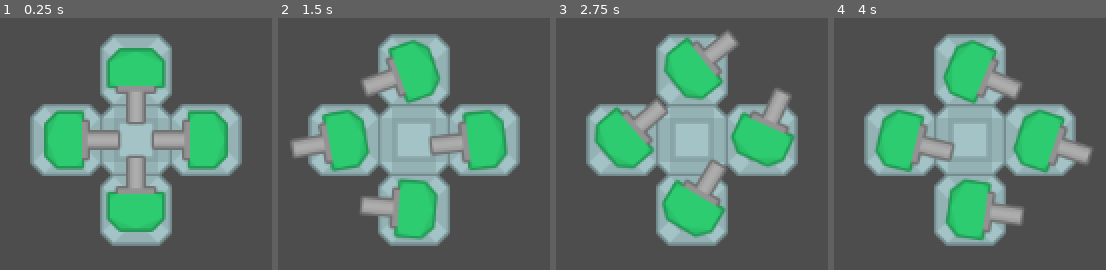
Above: before the commit, frames 1-4 (left to right).
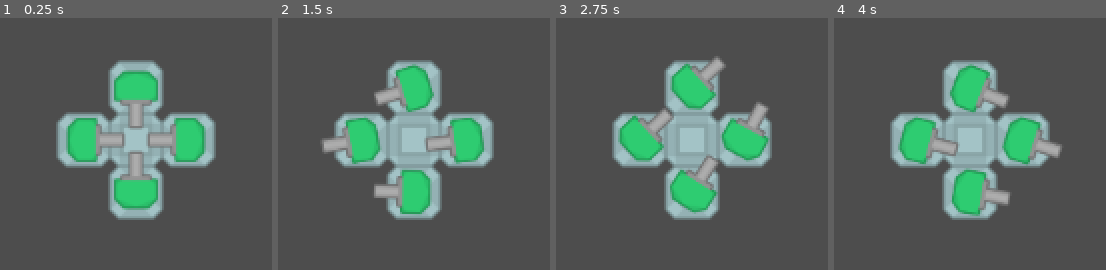
Above: after the commit, the same moments.

Repository: Quilfort/gamedevjs-2025
Game: Godot game, scene res://Scenes/battlefield.tscn
Two runs of this game, one before a commit and one after it. Both use one fixed random seed, a clock stepped at 60 frames per second and the inputs below. Before the commit the project starts from res://Scenes/central_cube.tscn.
Inputs (mouse positions are in pixels of both pictures, inside the frame that each line leads up to):
- Up to frame 1 (0.25 s): no input
- Up to frame 2 (1.5 s): tap Enter at 0.5 s; move the mouse to (outside the picture) at 0.52 s; tap Space at 1.25 s; move the mouse to (outside the picture) at 1.27 s
- Up to frame 3 (2.75 s): tap Enter at 2 s; move the mouse to (outside the picture) at 2.02 s
- Up to frame 4 (4 s): tap Space at 2.75 s; move the mouse to (outside the picture) at 2.77 s; tap Enter at 3.5 s; move the mouse to (outside the picture) at 3.52 s

The runs differ from the first frame. In frame 1, 27% of the frame differs, in the area x 11-89%, y 6-91%; in frame 2, 28%; in frame 3, 27%; in frame 4, 28%, in the area x 11-95%, y 6-91%.

Commit message:
Update Enemies with walking to marker

Diff:
--- a/gamedev-2025/Scenes/battlefield.gd
+++ b/gamedev-2025/Scenes/battlefield.gd
@@ -27,4 +27,9 @@
 	var enemy_location = %NorthSpawnLocation
 	enemy_location.progress_ratio = randf()
 	enemy.position = enemy_location.position
+
+	var marker = %CentralCube/NorthSide/NorthMarker
+	enemy.target_position = marker.global_position
+
+
 	add_child(enemy)
--- a/gamedev-2025/Scenes/battlefield.tscn
+++ b/gamedev-2025/Scenes/battlefield.tscn
@@ -6,9 +6,9 @@
 
 [sub_resource type="Curve2D" id="Curve2D_y1b60"]
 _data = {
-"points": PackedVector2Array(0, 0, 0, 0, 240, 0, 0, 0, 0, 0, 1001, 1, 0, 0, 0, 0, 1002, 78, 0, 0, 0, 0, 218, 77, 0, 0, 0, 0, 238, 62, 0, 0, 0, 0, 227, 48, 0, 0, 0, 0, 231, 30, 0, 0, 0, 0, 240, 0)
+"points": PackedVector2Array(0, 0, 0, 0, -6, -36, 0, 0, 0, 0, 276, -88, 0, 0, 0, 0, 390, -66, 0, 0, 0, 0, 545, -122, 0, 0, 0, 0, 983, -24)
 }
-point_count = 8
+point_count = 5
 
 [node name="Battlefield" type="Node2D"]
 script = ExtResource("1_pgm47")
@@ -24,22 +24,24 @@
 [node name="Middle" type="Node" parent="."]
 
 [node name="CentralCube" parent="Middle" instance=ExtResource("1_tkkmv")]
+unique_name_in_owner = true
 scale = Vector2(0.75, 0.75)
 
 [node name="North" type="Node" parent="."]
 
 [node name="NorthSpawnTimer" type="Timer" parent="North"]
 unique_name_in_owner = true
+wait_time = 3.0
 
 [node name="NorthSpawn" type="Path2D" parent="North"]
 unique_name_in_owner = true
-position = Vector2(20, -1)
+position = Vector2(81, -100)
 curve = SubResource("Curve2D_y1b60")
 
 [node name="NorthSpawnLocation" type="PathFollow2D" parent="North/NorthSpawn"]
 unique_name_in_owner = true
-position = Vector2(240, 0)
-rotation = 0.00131406
+position = Vector2(-6, -36)
+rotation = -0.182349
 
 [connection signal="timeout" from="Main/StartTimer" to="." method="_on_start_timer_timeout"]
 [connection signal="timeout" from="North/NorthSpawnTimer" to="." method="_on_north_spawn_timer_timeout"]
--- a/gamedev-2025/Scenes/central_cube.tscn
+++ b/gamedev-2025/Scenes/central_cube.tscn
@@ -10,38 +10,38 @@
 [node name="Sprite2D" type="Sprite2D" parent="."]
 texture = ExtResource("1_pd8w8")
 
-[node name="NorthSide" type="Node2D" parent="Sprite2D"]
+[node name="NorthSide" type="Node2D" parent="."]
 position = Vector2(0, -25)
 
-[node name="NorthTowerBasic" parent="Sprite2D/NorthSide" instance=ExtResource("3_3ws7f")]
+[node name="NorthTowerBasic" parent="NorthSide" instance=ExtResource("3_3ws7f")]
 position = Vector2(0, -25)
 
-[node name="NorthMarker" type="Marker2D" parent="Sprite2D/NorthSide"]
+[node name="NorthMarker" type="Marker2D" parent="NorthSide"]
 position = Vector2(0, -50)
 
-[node name="EastSide" type="Node2D" parent="Sprite2D"]
+[node name="SouthSide" type="Node2D" parent="."]
+position = Vector2(0, 25)
+
+[node name="SouthTowerBasic" parent="SouthSide" instance=ExtResource("3_3ws7f")]
+position = Vector2(0, 25)
+
+[node name="SouthMarker" type="Marker2D" parent="SouthSide"]
+position = Vector2(0, 50)
+
+[node name="EastSide" type="Node2D" parent="."]
 position = Vector2(25, 0)
 
-[node name="EastTowerBasic" parent="Sprite2D/EastSide" instance=ExtResource("3_3ws7f")]
+[node name="EastTowerBasic" parent="EastSide" instance=ExtResource("3_3ws7f")]
 position = Vector2(25, 0)
 
-[node name="EastMarker" type="Marker2D" parent="Sprite2D/EastSide"]
+[node name="EastMarker" type="Marker2D" parent="EastSide"]
 position = Vector2(50, 0)
 
-[node name="SouthSide" type="Node2D" parent="Sprite2D"]
-position = Vector2(0, 25)
-
-[node name="SouthTowerBasic" parent="Sprite2D/SouthSide" instance=ExtResource("3_3ws7f")]
-position = Vector2(0, 25)
-
-[node name="SouthMarker" type="Marker2D" parent="Sprite2D/SouthSide"]
-position = Vector2(0, 50)
-
-[node name="WestSide" type="Node2D" parent="Sprite2D"]
+[node name="WestSide" type="Node2D" parent="."]
 position = Vector2(-25, 0)
 
-[node name="WestTowerBasic" parent="Sprite2D/WestSide" instance=ExtResource("3_3ws7f")]
+[node name="WestTowerBasic" parent="WestSide" instance=ExtResource("3_3ws7f")]
 position = Vector2(-25, 0)
 
-[node name="WestMarker" type="Marker2D" parent="Sprite2D/WestSide"]
+[node name="WestMarker" type="Marker2D" parent="WestSide"]
 position = Vector2(-50, 0)
--- a/gamedev-2025/Scripts/Enemy/enemy_basic.gd
+++ b/gamedev-2025/Scripts/Enemy/enemy_basic.gd
@@ -1,9 +1,37 @@
 extends RigidBody2D
 
-@export var movement_speed = 20.0
+#Movement
+@export var movement_speed = 10.0
+var target_position: Vector2
 
-func _ready():
-	pass
+#Animation
+@onready var sprite = $AnimatedSprite2D
+
+#Movement
+func _physics_process(delta):
+	if target_position != null:
+		var direction = (target_position - global_position).normalized()
+		linear_velocity = direction * movement_speed
+		update_animation(direction)
+
+#Animation
+func update_animation(direction: Vector2):
+	if direction.length() == 0:
+		sprite.play("default")
+		return
+
+	# Prioritize vertical movement if it's stronger
+	if abs(direction.y) > abs(direction.x):
+		if direction.y > 0:
+			sprite.play("down")
+		else:
+			sprite.play("up")
+	else:
+		if direction.x > 0:
+			sprite.play("right")
+		else:
+			sprite.play("left")
+
 
 func _on_visible_on_screen_notifier_2d_screen_exited():
 	queue_free()
--- a/gamedev-2025/project.godot
+++ b/gamedev-2025/project.godot
@@ -11,7 +11,7 @@
 [application]
 
 config/name="Gamedev 2025"
-run/main_scene="res://Scenes/central_cube.tscn"
+run/main_scene="res://Scenes/battlefield.tscn"
 config/features=PackedStringArray("4.3", "GL Compatibility")
 config/icon="res://icon.svg"
 
